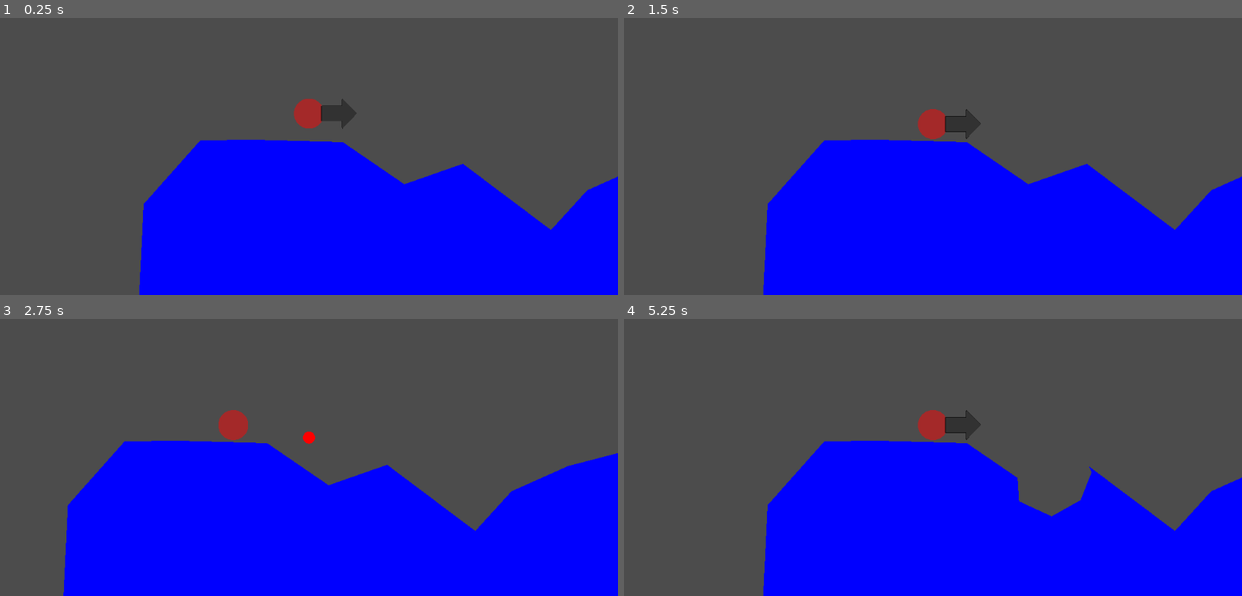
Above: before the commit, frames 1-4 (two rows, left to right).
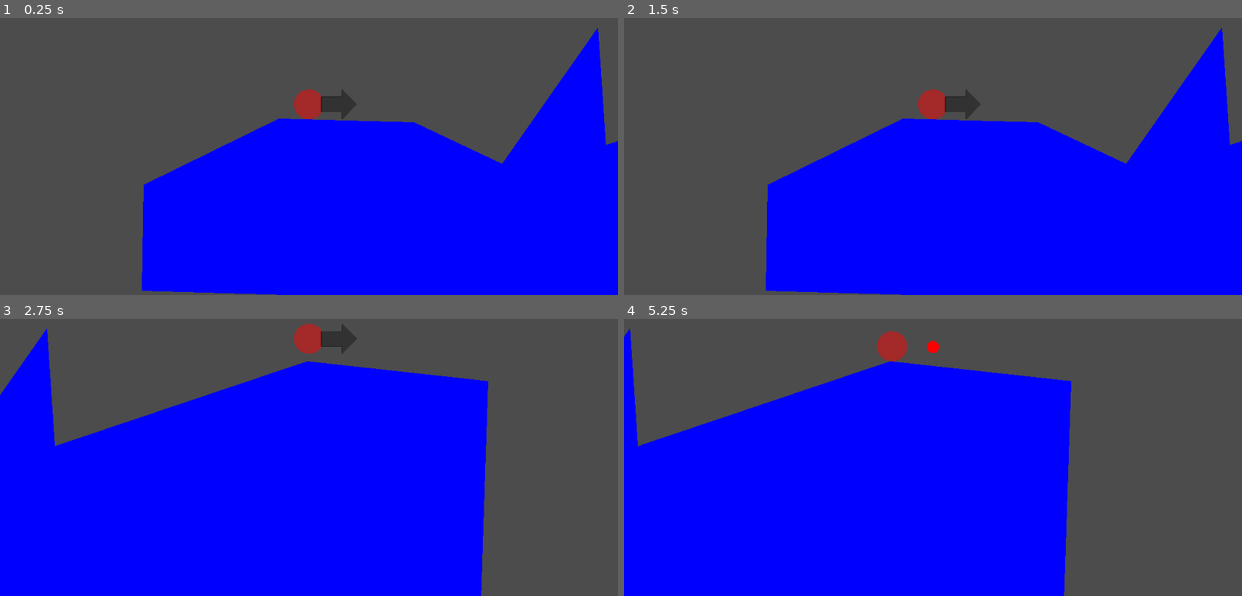
Above: after the commit, the same moments.

Repository: the-g-force/GGJ23
Game: Godot game, scene res://World/World.tscn
The game is run twice, just before and just after one commit, with the same random seed, the same clock (stepped at 60 frames per second) and the same inputs.
Inputs:
- Up to frame 1 (0.25 s): no input
- Up to frame 2 (1.5 s): tap Enter at 1.25 s
- Up to frame 3 (2.75 s): tap Space at 2 s
- Up to frame 4 (5.25 s): tap Enter at 4.25 s; tap Space at 5 s

The runs differ from the first frame. In frame 1, 13% of the frame differs, in the area x 22-100%, y 3-100%; in frame 2, 13%; in frame 3, 38%; in frame 4, 41%, in the area x 0-100%, y 3-100%.

Commit message:
Add island support

Diff:
--- a/project/Bullet/Bullet.gd
+++ b/project/Bullet/Bullet.gd
@@ -18,6 +18,6 @@
 
 
 func _on_Bullet_body_entered(body:Node)->void:
-	if body.get_parent().has_method("clip"):
-		body.get_parent().clip(_explosion_shape)
+	if body.has_method("clip"):
+		body.clip(_explosion_shape)
 		queue_free()
--- /dev/null
+++ b/project/World/DestructibleTerrain.gd
@@ -0,0 +1,57 @@
+class_name DestructibleTerrain
+extends StaticBody2D
+
+export var color := Color.blue
+
+var polygon : PoolVector2Array setget _set_polygon, _get_polygon
+
+onready var _collision_polygon : CollisionPolygon2D = $CollisionPolygon2D
+
+
+func clip(polygon_to_clip:Polygon2D)->void:
+	var offset_polygon := _offset_polygon(polygon_to_clip.polygon, polygon_to_clip.global_position)
+
+	var clip_result := Geometry.clip_polygons_2d(_collision_polygon.polygon, offset_polygon)
+
+	# clip_polygons_2d returns an array of polygon results. Right now,
+	# we are only using the first one.
+	if clip_result.size() > 0:
+		_set_polygon(clip_result[0])
+	else:
+		queue_free()
+
+	if clip_result.size() > 1:
+		clip_result.remove(0)
+		for island_polygon in clip_result:
+			var island = load("res://World/DestructibleTerrain.tscn").instance()
+			get_parent().call_deferred("add_child", island)
+			# wait until the island has been added to the scene tree
+			# to add the proper collision polygon
+			yield(island, "ready")
+			island.polygon = island_polygon
+
+
+func _draw()->void:
+	draw_colored_polygon(_get_polygon(), color)
+
+
+func _set_polygon(value:PoolVector2Array)->void:
+	_collision_polygon.set_deferred("polygon", value)
+	# the idle_frame signal is emitted just before the _process function is called.
+	# it's used here to update the drawing AFTER the set_deferred kicks in.
+	# Otherwise, it would update drawing the polygon before setting the polygon to the new value.
+	yield(get_tree(), "idle_frame")
+	update()
+
+
+func _get_polygon()->PoolVector2Array:
+	return _offset_polygon(_collision_polygon.polygon, _collision_polygon.global_position)
+
+
+func _offset_polygon(polygon_to_offset, offset)->PoolVector2Array:
+	var offset_polygon : PoolVector2Array = []
+
+	for point in polygon_to_offset:
+		offset_polygon.append(point + offset)
+
+	return offset_polygon
--- /dev/null
+++ b/project/World/DestructibleTerrain.tscn
@@ -0,0 +1,9 @@
+[gd_scene load_steps=2 format=2]
+
+[ext_resource path="res://World/DestructibleTerrain.gd" type="Script" id=1]
+
+[node name="DestructibleTerrain" type="StaticBody2D"]
+script = ExtResource( 1 )
+
+[node name="CollisionPolygon2D" type="CollisionPolygon2D" parent="."]
+polygon = PoolVector2Array( 72, -25, 61, 31, 111, 16 )
--- a/project/World/World.gd
+++ b/project/World/World.gd
@@ -1,7 +1,6 @@
 extends Node2D
 
 onready var followed_node : Node2D = $Potato
-onready var _ground_polygon : CollisionPolygon2D = $StaticBody2D/CollisionPolygon2D
 onready var _camera : Camera2D = $Camera2D
 
 var _active_potato : Node2D
@@ -24,23 +23,6 @@
 	_camera.global_position.x = followed_node.global_position.x
 
 
-func clip(polygon:Polygon2D)->void:
-	var offset_polygon := []
-
-	for point in polygon.polygon:
-		offset_polygon.append(point + polygon.global_position)
-	var clip_result := Geometry.clip_polygons_2d(_ground_polygon.polygon, offset_polygon)
-
-	# clip_polygons_2d returns an array of polygon results. Right now,
-	# we are only using the first one.
-	_ground_polygon.set_deferred("polygon", clip_result[0])
-	update()
-
-
-func _draw()->void:
-	draw_colored_polygon(_ground_polygon.polygon, Color.blue)
-
-
 func _on_Potato_fired(bullet:Node2D)->void:
 	_active_potato.active = false
 	followed_node = bullet
--- a/project/World/World.tscn
+++ b/project/World/World.tscn
@@ -1,16 +1,11 @@
-[gd_scene load_steps=3 format=2]
+[gd_scene load_steps=4 format=2]
 
 [ext_resource path="res://World/World.gd" type="Script" id=1]
+[ext_resource path="res://World/DestructibleTerrain.tscn" type="PackedScene" id=2]
 [ext_resource path="res://Potato/Potato.tscn" type="PackedScene" id=3]
 
 [node name="World" type="Node2D"]
 script = ExtResource( 1 )
-
-[node name="StaticBody2D" type="StaticBody2D" parent="."]
-
-[node name="CollisionPolygon2D" type="CollisionPolygon2D" parent="StaticBody2D"]
-position = Vector2( 15, -3 )
-polygon = PoolVector2Array( 2, 449, 96, 343, 185, 342, 332, 346, 434, 416, 531, 382, 677, 492, 737, 426, 831, 384, 1027, 333, 1120, 237, 1299, 157, 1403, 188, 1536, 276, 1606, 288, 1726, 299, 1833, 357, 1943, 418, 1941, 558, 1339, 566, 1303, 440, 1027, 611, -6, 614 )
 
 [node name="Potato" parent="." instance=ExtResource( 3 )]
 position = Vector2( 276, 274 )
@@ -23,5 +18,12 @@
 position = Vector2( 0, 300 )
 current = true
 
+[node name="Ground" parent="." instance=ExtResource( 2 )]
+
+[node name="CollisionPolygon2D" parent="Ground" index="0"]
+polygon = PoolVector2Array( 2, 417, 226, 307, 450, 313, 596, 382, 755, 155, 768, 351, 1186, 210, 1486, 243, 1473, 636, -1, 593 )
+
 [connection signal="fired" from="Potato" to="." method="_on_Potato_fired"]
 [connection signal="fired" from="Potato2" to="." method="_on_Potato_fired"]
+
+[editable path="Ground"]
--- a/project/project.godot
+++ b/project/project.godot
@@ -7,6 +7,16 @@
 ;   param=value ; assign values to parameters
 
 config_version=4
+
+_global_script_classes=[ {
+"base": "StaticBody2D",
+"class": "DestructibleTerrain",
+"language": "GDScript",
+"path": "res://World/DestructibleTerrain.gd"
+} ]
+_global_script_class_icons={
+"DestructibleTerrain": ""
+}
 
 [application]
 
